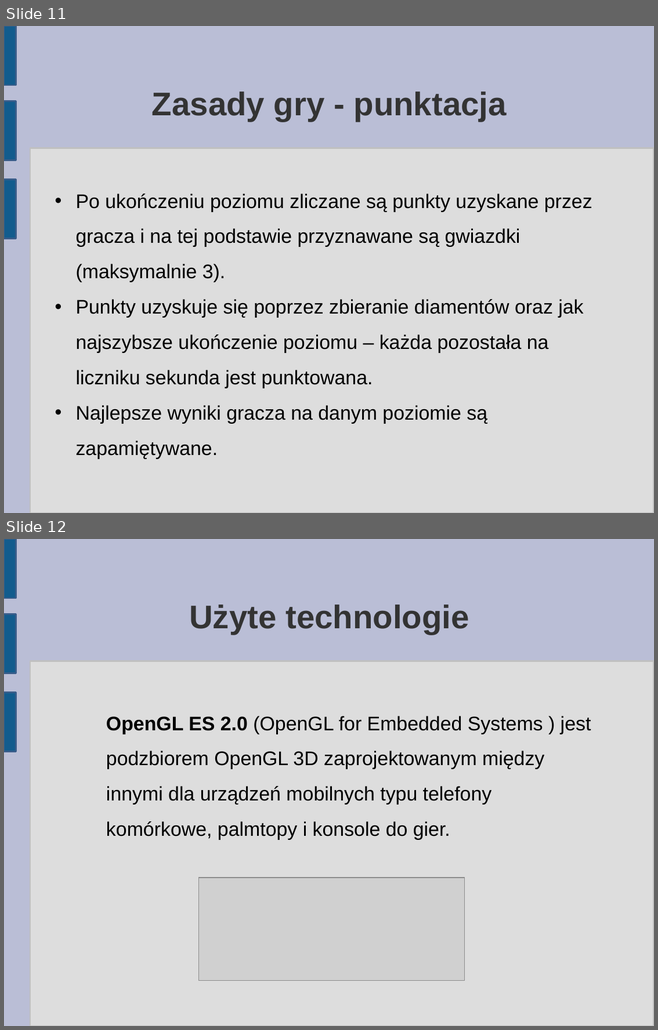
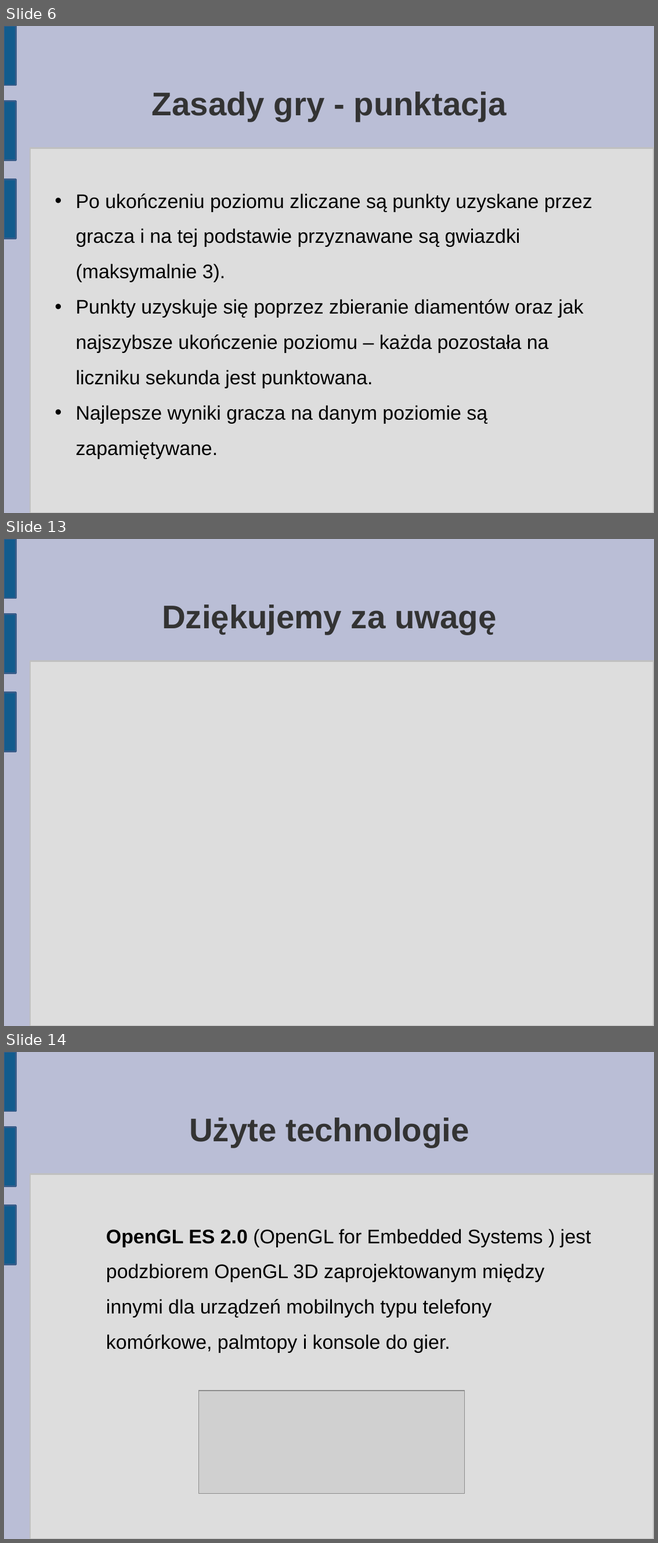
Before and after one commit to matkaczmarski/Praca-inzynierska, a slide deck: Prezentacja/Praca Inżynierska 2.odp. Shown one above the other, each under a label of ours: slides 11 and 12 before the commit, slides 6, 13 and 14 after it; the slides between them are not shown. The pictures are 658x1030 and 658x1543 pixels, drawn with LibreOffice and Linux fonts; fonts in the diff are those of the drawing; grey boxes stand for pictures. Boxes give left, top, right and bottom in pixels: in the first picture for what was removed or moved away, otherwise in the second. Text is boxed around its words. In the diff, an @@ line names an element or a change of style, - is before the commit and + after.

```diff
--- a/Prezentacja/Praca Inżynierska 2.odp
+++ b/Prezentacja/Praca Inżynierska 2.odp
@@ slide 13 added at <box>4,539,654,1026</box>, background #BABED6; not listed: 4 template elements that a slide beside it also shows @@
@@ title added at <box>162,605,496,634</box>, 40 pt, text #333333, bold @@
+Dziękujemy za uwagę
@@ what was slide 11 is now slide 6 @@
@@ what was slide 12 is now slide 14 @@
```
Also in this commit, not shown: 5 slides changed, 2 other slides added, 1 slide removed, 1 other file.
